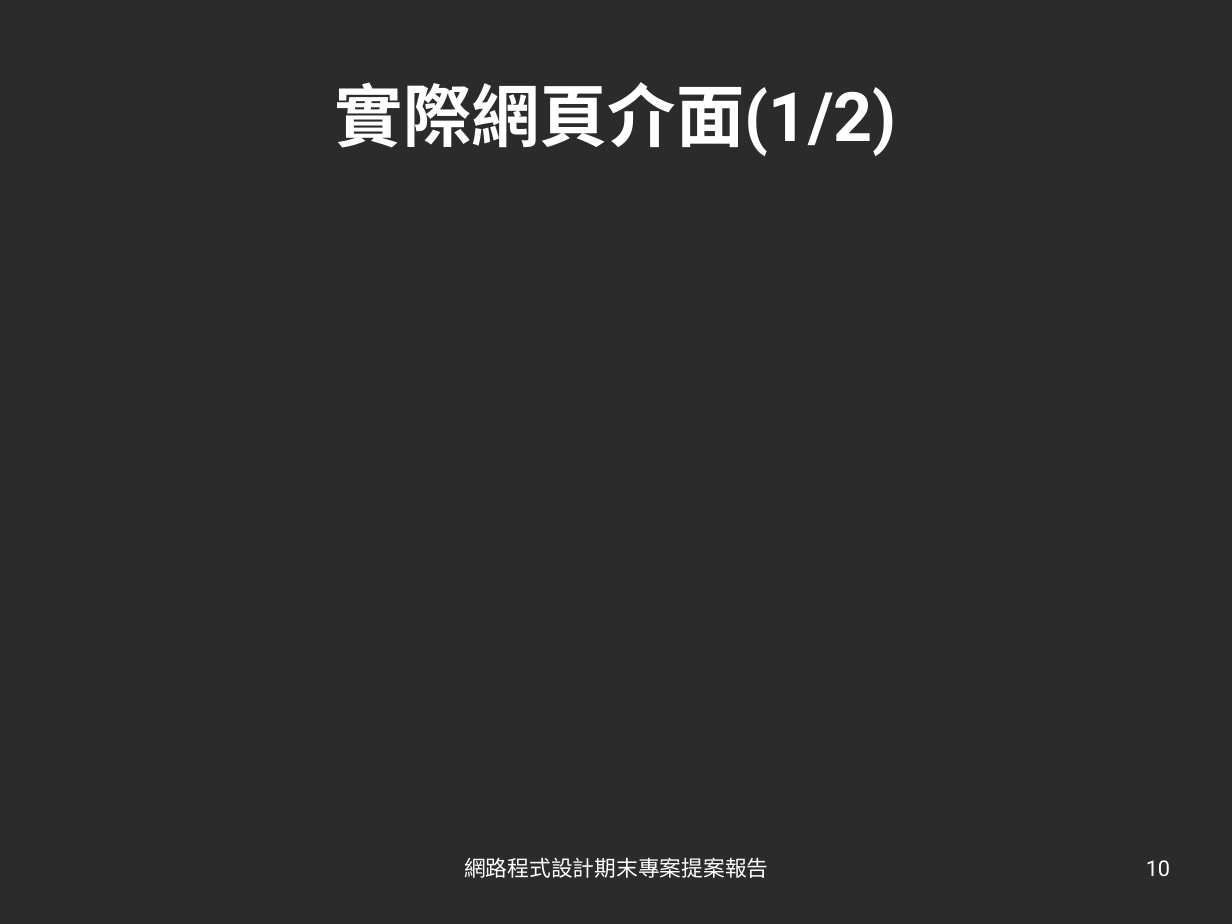
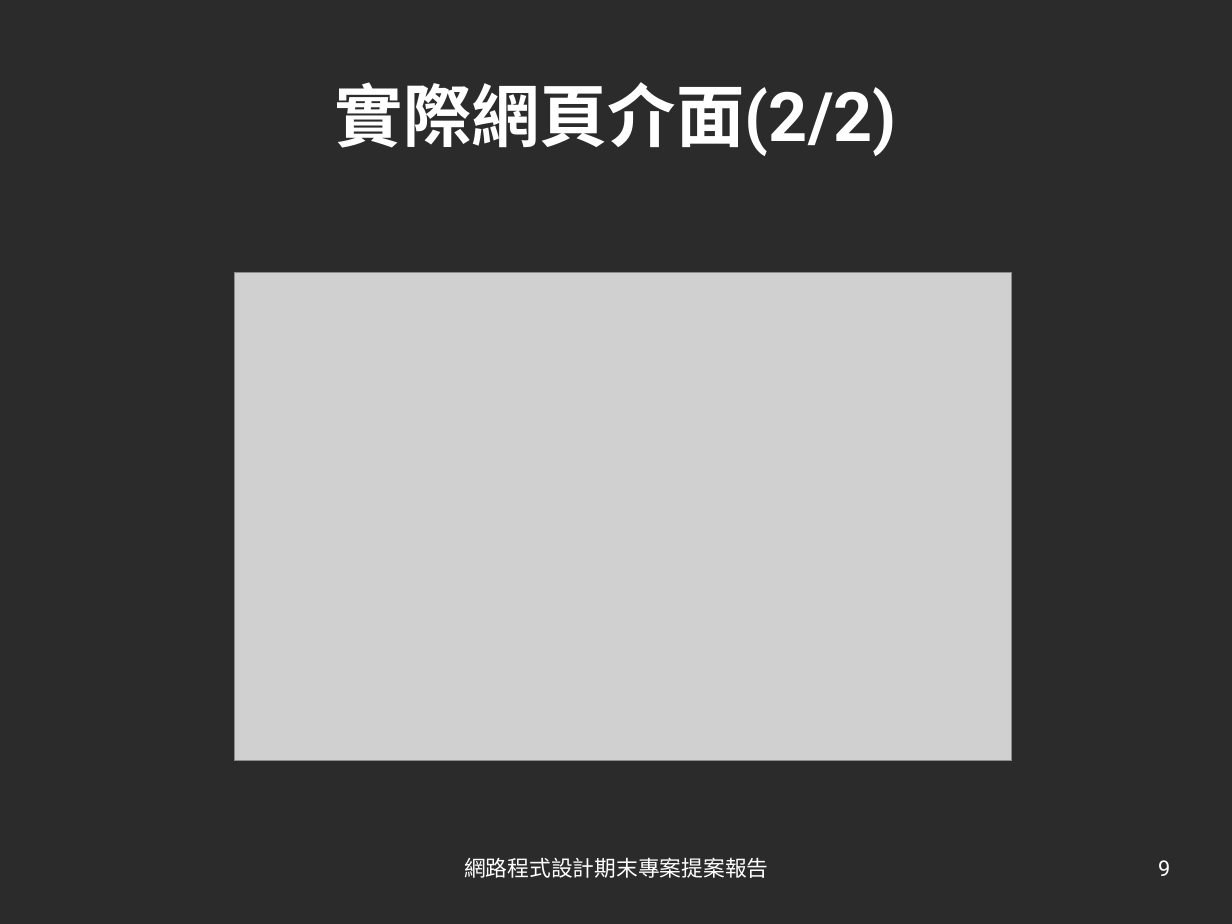
Before and after one commit to brlin-tw/NetAdminIPTableCorporate, a slide deck: slide 9 of meta/Manual/Project_manual.odp (slide 10 before the commit). Drawn at 1232x924 pixels with LibreOffice and Linux fonts; fonts in the diff are those of the drawing; grey boxes stand for pictures; background and template pictures are left out; a plain dark background stands for a picture behind light text. Boxes give left, top, right and bottom in pixels: in the first picture for what was removed or moved away, otherwise in the second. Text is boxed around its words. In the diff, an @@ line names an element or a change of style, - is before the commit and + after.

```diff
--- a/meta/Manual/Project_manual.odp
+++ b/meta/Manual/Project_manual.odp
@@ title at (335, 82, 897, 156): text changed @@
-實際網頁介面(1/2)
+實際網頁介面(2/2)
@@ picture added at (235, 273, 1013, 760) @@
@@ page number at (1158, 860, 1170, 876): text changed @@
-10
+9
```
Also in this commit, not shown: 1 other slide changed, 1 slide removed, 1 other file.
